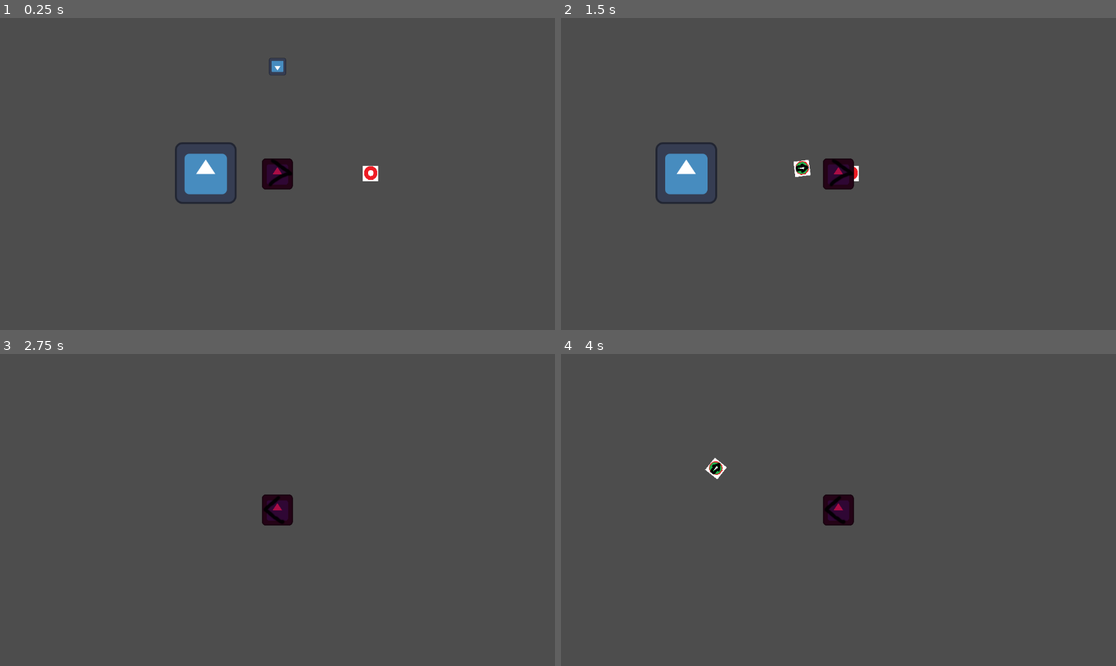
Above: before the commit, frames 1-4 (two rows, left to right).
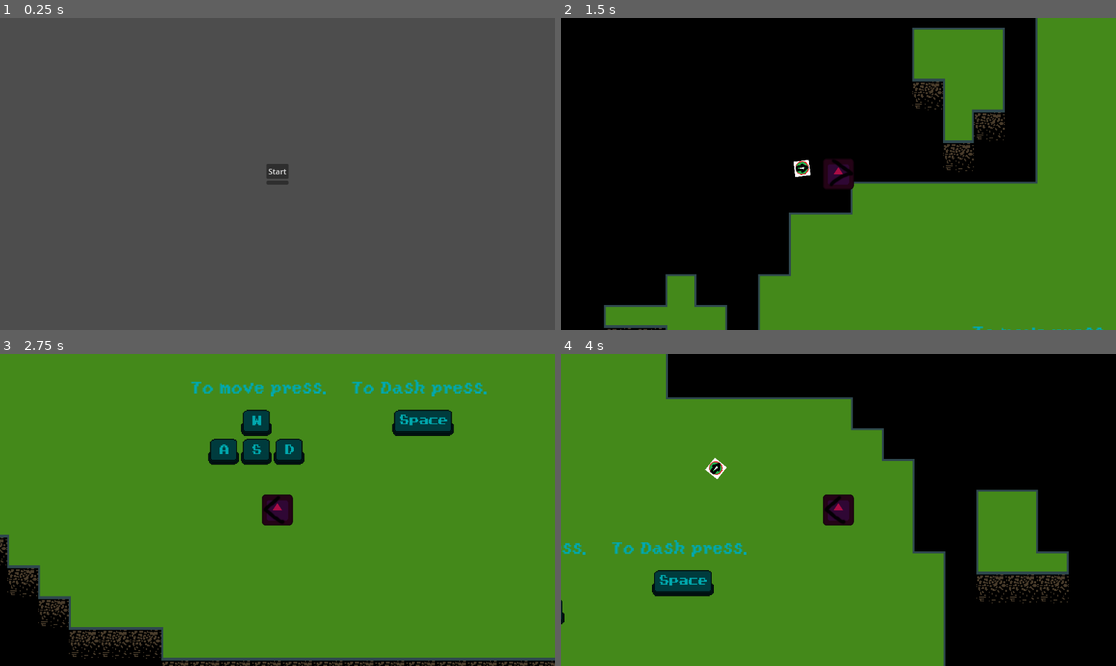
Above: after the commit, the same moments.

Repository: Tomko-Code/Relic-Seekers
Game: Godot game, scene res://src/main/game_start.tscn
The game is run twice, just before and just after one commit, with the same random seed, the same clock (stepped at 60 frames per second) and the same inputs. Before the commit the project starts from res://src/mockup/test.tscn. The engine's default icon, where the game draws it, is replaced by a stand-in: a white triangle on a blue panel in a dark square.
Inputs (mouse positions are in pixels of both pictures, inside the frame that each line leads up to):
- Up to frame 1 (0.25 s): no input
- Up to frame 2 (1.5 s): click (838, 170) at 0.5 s, where only the run after the commit has a clickable "Start"; tap Enter at 1.25 s; move the mouse to (960, 158) at 1.27 s; press the mouse at (960, 158) at 1.28 s; hold D (move_right) from 1.28 s (still down)
- Up to frame 3 (2.75 s): move the mouse to (166, 525) at 2.02 s; release D (move_right) at 2.03 s; release the mouse at (166, 525) at 2.03 s; hold S (move_down) from 2.03 s (still down); click (166, 525) at 2.1 s
- Up to frame 4 (4 s): move the mouse to (894, 441) at 2.77 s; release S (move_down) at 2.78 s; press the mouse at (894, 441) at 2.78 s; hold D (move_right) 2.78-3.53 s; move the mouse to (810, 572) at 3.52 s; release the mouse at (810, 572) at 3.53 s; hold W (move_up) from 3.53 s (still down); click (810, 572) at 3.6 s

The runs differ from the first frame. In frame 1, 2.1% of the frame differs, in the area x 31-69%, y 12-60%; in frame 2, 99%; in frame 3, 99%, in the area x 0-100%, y 0-100%; in frame 4, 99%.

Commit message:
interation two

Diff:
--- a/project.godot
+++ b/project.godot
@@ -11,7 +11,7 @@
 [application]
 
 config/name="relic_seekers"
-run/main_scene="res://src/mockup/test.tscn"
+run/main_scene="res://src/main/game_start.tscn"
 config/features=PackedStringArray("4.1", "Forward Plus")
 config/icon="res://icon.svg"
 
--- a/src/globals/game_data.gd
+++ b/src/globals/game_data.gd
@@ -1,7 +1,30 @@
 extends Node
 
+# presistent data saved here
+var path_save := "user://save_game_presistent";
+
 # Game INFO
-var is_game_playing		# tmp not used
-var is_new_game = true 	# is it a first time player starts game ?
+# is it a first time player starts game
+var is_new_game = true
+var data = {}
 
-# Game SETTINGS
+func _ready():
+	# load presistent data
+	load_presistent()
+
+func _exit_tree():
+	# save presistent data
+	save_presistent()
+
+func load_presistent():
+	if FileAccess.file_exists(path_save):
+		var file = FileAccess.open(path_save, FileAccess.READ)
+		var file_content = file.get_as_text()
+		data = JSON.parse_string(file_content)
+		file.close()
+
+func save_presistent():
+	var file := FileAccess.open(path_save, FileAccess.WRITE)
+	var file_content = JSON.stringify(data)
+	file.store_string(file_content)
+	file.close()
--- a/src/zones/zone_swamp_prolog_00.tscn
+++ b/src/zones/zone_swamp_prolog_00.tscn
@@ -17,6 +17,9 @@
 
 [node name="Floors" parent="." index="1"]
 layer_0/tile_data = PackedInt32Array(196608, 524290, 0, 196609, 327682, 1, 196610, 589826, 2, 196611, 589826, 2, 196612 …(119208 unchanged characters)…
+
+[node name="Walls" parent="." index="2"]
+layer_0/tile_data = PackedInt32Array(-851963, 524288, 0, -851964, 458752, 0, -851965, 458752, 0, -851966, 458752, 0, -851967, 393216, 0, -786427, 524288, 1, -720891, 524288, 1, -786431, 393216, 1, -720895, 393216, 1, -655359, 393216, 2, -655355, 524288, 2, -655358, 458752, 2, -655356, 458752, 2, -720894, 393216, 2, -720892, 524288, 2, -720893, 458752, 2, -786430, 393216, 0, -786429, 458752, 0, -786428, 524288, 0, -655357, 0, 1)
 
 [node name="Info" type="Node2D" parent="." index="3"]
 modulate = Color(0, 0.658824, 0.682353, 1)
